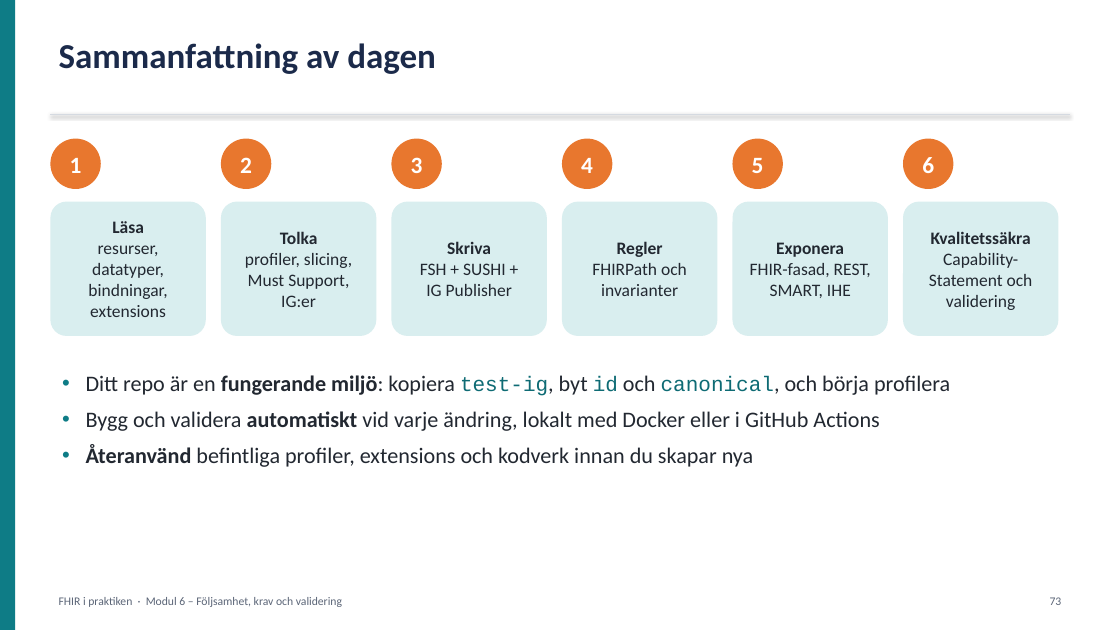
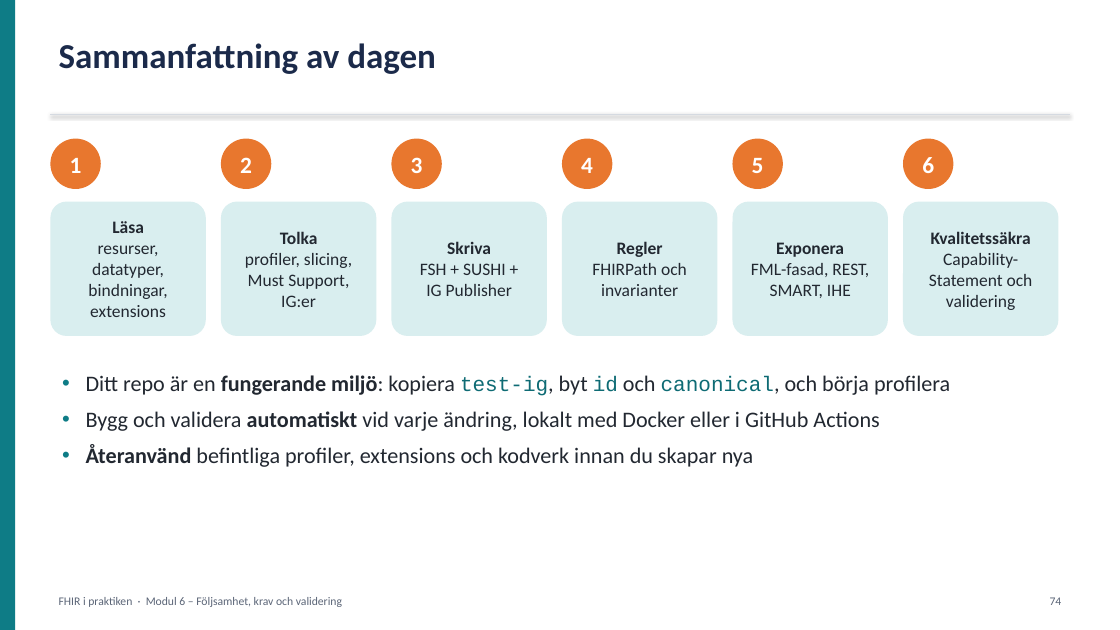
Before and after one commit to oskthu2/fhireducation, a slide deck: slide 74 of presentation/FHIR-utbildning.pptx (slide 73 before the commit). Drawn at 1120x630 pixels with LibreOffice and Linux fonts; fonts in the diff are those of the drawing. Boxes give left, top, right and bottom in pixels: in the first picture for what was removed or moved away, otherwise in the second. Text is boxed around its words. In the diff, an @@ line names an element or a change of style, - is before the commit and + after.

```diff
--- a/presentation/FHIR-utbildning.pptx
+++ b/presentation/FHIR-utbildning.pptx
@@ text in rounded rectangle at bbox=[751, 263, 869, 277]: text changed @@
-FHIR-fasad, REST,
+FML-fasad, REST,
@@ text at bbox=[1050, 597, 1062, 605]: text changed @@
-73
+74
```
Also in this commit, not shown: 24 other slides changed, 2 slides added, 1 slide removed, 31 other files.
